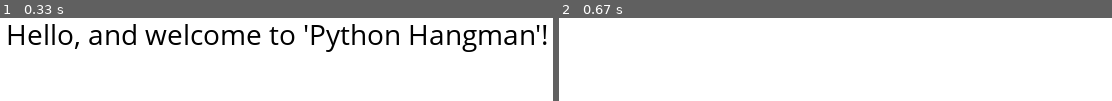
Above: before the commit, frames 1-2 (left to right).
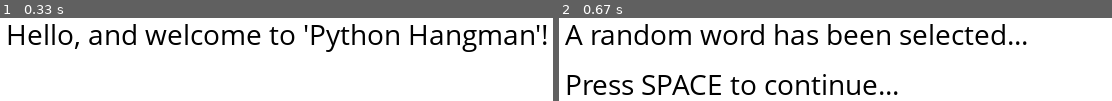
Above: after the commit, the same moments.

Repository: wrayta/pygame-hangman
Game: pygame game, started from Graphical_Python_Hangman.py
Same seed, same stepped clock (60 frames per second), same inputs: the game is played once before the commit and once after it.
Inputs:
- Up to frame 1 (0.33 s): no input
- Up to frame 2 (0.67 s): tap Enter at 0.33 s

Frame 1 is identical in both runs. In frame 2, 11% of the frame differs, in the area x 1-85%, y 7-93%.

Commit message:
Game plays but no hangman graphics yet

Diff:
--- a/Graphical_Python_Hangman.py
+++ b/Graphical_Python_Hangman.py
@@ -1,23 +1,23 @@
 import sys, pygame, random
 """-----------------------------------------------------------------"""
-def setupGlobals():
-
-    global g_TRIES
-    g_TRIES = 6 #how many tries the player gets to guess the word
-
-    global g_DICT_WORD
-    g_DICT_WORD = list(random.choice(LINES)) #select random word ALSO needed for 'game over'
-
-    global g_GUESSED_WORD
+def setupHangmanGlobals():
+
+    global g_TRIES #how many tries the player gets to guess the word
+    g_TRIES = 6
+
+    global g_DICT_WORD #select random word ALSO needed for 'game over'
+    g_DICT_WORD = list(random.choice(LINES))
+
+    global g_GUESSED_WORD #word the player sees
     g_GUESSED_WORD = []
     for i in range(0, len(g_DICT_WORD)):
-        g_GUESSED_WORD.append('*') #word the player sees
-
-    global g_GUESSES_LIST
-    g_GUESSES_LIST = [] #the incorrect guesses
-
-    global g_NUM_OF_BAD_GUESSES
-    g_NUM_OF_BAD_GUESSES = 0 #counter for num of incorrect guesses
+        g_GUESSED_WORD.append('*')
+
+    global g_GUESSES_LIST #the incorrect guesses
+    g_GUESSES_LIST = []
+
+    global g_NUM_OF_BAD_GUESSES #counter for num of incorrect guesses
+    g_NUM_OF_BAD_GUESSES = 0
 """-----------------------------------------------------------------"""
 
 """-----------------------------------------------------------------"""
@@ -26,47 +26,89 @@
     pygame.init()
     pygame.font.init()
 
-    #loadWords() **uncomment this
+    loadWords()
 
     size = (800, 600)
 
-    global g_white
+    global g_white #color definition for "white"
     g_white = (255, 255, 255)
 
-    global g_black
+    global g_black #color definition for "black"
     g_black = (0, 0, 0)
 
-    global g_screen
+    global g_screen #screen that will have things rendered to it
     g_screen = pygame.display.set_mode(size)
 
     pygame.display.set_caption("Hangman")
 
-    global g_comicSansFont
+    global g_comicSansFont #main font for the screen text
     g_comicSansFont = pygame.font.SysFont("Comic Sans MS", 30)
 
-    #greetingString = g_comicSansFont.render("Hello, and welcome to 'Python Hangman'!", 1, g_black)
-    #enterString = g_comicSansFont.render("Press ENTER to continue...", 1, g_black)
-
+    global g_screenText #helper that renders certain text to the screen when needed
+    g_screenText = {"greeting" :  g_comicSansFont.render, "enter" : g_comicSansFont.render, "word selected" : g_comicSansFont.render,
+                    "word to guess" : g_comicSansFont.render, "wrong letters" : g_comicSansFont.render, "guess letter" : g_comicSansFont.render,
+                    "win message" : g_comicSansFont.render, "lose message" : g_comicSansFont.render, "play again" : g_comicSansFont.render,}
+"""-----------------------------------------------------------------"""
+
+"""-----------------------------------------------------------------"""
+def setFlags(firstTime):
+    global g_welcomeFlag #puts player at welcomeStage()
+    global g_playFlag #puts player at gameSetupStage()
+
+    if firstTime:
+        g_welcomeFlag = True
+        g_playFlag = False
+
+    else:
+        g_welcomeFlag = False
+        g_playFlag = True
+
+    global g_setupGameGlobalsFlag #only done once during gameSetupStage() to initialize all the hangman global variables
+    g_setupGameGlobalsFlag = True
+
+    global g_hangmanFlag #puts player at hangmanStage()
+    g_hangmanFlag = False
+
+    global g_playAgainFlag
+    g_playAgainFlag = False
+"""-----------------------------------------------------------------"""
+
+"""-----------------------------------------------------------------"""
+def loadWords():
+
+    global LINES #a list of all the possible hangman words
+
+    LINES = open("Master_Word_List.txt").readlines()
+
+    LINES = [word.lower().rstrip("\n") for word in LINES]
+"""-----------------------------------------------------------------"""
+
+"""-----------------------------------------------------------------"""
+def gameSetupStage(event):
     global g_playFlag
-    g_playFlag = False
-
-    global g_screenText
-    g_screenText = {"greeting" :  g_comicSansFont.render, "enter" : g_comicSansFont.render, "JUST_A_TEST" : g_comicSansFont.render,}
-"""-----------------------------------------------------------------"""
-
-"""-----------------------------------------------------------------"""
-def loadWords():
-
-    global LINES #a list of all the possible hangman words
-
-    LINES = open("Master_Word_List.txt").readlines()
-
-    LINES = [word.lower().rstrip("\n") for word in LINES]
+    global g_hangmanFlag
+    global g_setupGameGlobalsFlag
+
+    if g_setupGameGlobalsFlag: #only want this to happen at start of every game
+        setupHangmanGlobals()
+
+    g_setupGameGlobalsFlag = False
+
+    g_screen.blit(g_screenText["word selected"]("A random word has been selected...", 1, g_black),(100,100))
+    g_screen.blit(g_screenText["enter"]("Press SPACE to continue...", 1, g_black),(100,150))
+
+    if event.type == pygame.KEYDOWN:
+        if event.key == pygame.K_SPACE:
+            print("Inside 2nd event")
+            g_playFlag = False
+            g_hangmanFlag = True
+
 """-----------------------------------------------------------------"""
 
 """-----------------------------------------------------------------"""
 def welcomeStage(currentTime, event):
     global g_playFlag
+    global g_welcomeFlag
 
     if currentTime <= 5000:
         g_screen.blit(g_screenText["greeting"]("Hello, and welcome to 'Python Hangman'!", 1, g_black),(100,100))
@@ -76,15 +118,49 @@
 
     if event.type == pygame.KEYDOWN:
         if event.key == pygame.K_RETURN:
+            print("Inside event")
+            g_welcomeFlag = False
             g_playFlag = True
 """-----------------------------------------------------------------"""
 
 """-----------------------------------------------------------------"""
+def hangmanStage(event):
+
+    printGuessedWord()
+    printWrongGuesses()
+    #printHangman() **Uncomment this
+
+    if g_GUESSED_WORD == g_DICT_WORD:
+        clearScreen()
+        #printGuessedWord() **not sure if I'll keep
+        #printWrongGuesses() **not sure if I'll keep
+        doGameWon(event)
+        #deleted "play = "
+        #break
+    elif g_NUM_OF_BAD_GUESSES == g_TRIES:
+        clearScreen()
+        printGuessedWord()
+        printWrongGuesses()
+        doGameOver(event)
+        #deleted "play = "
+        #break
+    else:
+        promptForLetter()
+
+        if event.type == pygame.KEYDOWN:
+
+            if event.unicode.isalpha():
+
+                letter = pygame.key.name(event.key)
+
+                checkLetter(letter)
+"""-----------------------------------------------------------------"""
+
+"""-----------------------------------------------------------------"""
 def main():
 
     preGameSetup()
-
-    #displayWelcome = True
+    setFlags(True)
 
     while 1:
 
@@ -95,11 +171,20 @@
 
         clearScreen()
 
-        if not g_playFlag:
+        if g_welcomeFlag: #welcome screen
             welcomeStage(currentTime, event)
 
-        elif g_playFlag:
+        elif g_playFlag: #setup game screen
             clearScreen()
+            gameSetupStage(event)
+
+        elif g_hangmanFlag: #main game screen
+            clearScreen()
+            hangmanStage(event)
+
+        elif g_playAgainFlag: #play again screen
+            clearScreen()
+            playAgainStage(event)
 
         pygame.display.flip()
     """
@@ -153,45 +238,66 @@
 """-----------------------------------------------------------------"""
 
 """-----------------------------------------------------------------"""
-def doGameWon():
-
-    print("\nCONGRATULATIONS! YOU WON!!!")
-    print("You correctly guessed " + ''.join(g_GUESSED_WORD))
-    play = doPlayAgain()
-    return play
-"""-----------------------------------------------------------------"""
-
-"""-----------------------------------------------------------------"""
-def doGameOver():
-
-    print("\nGame Over. The word was " + ''.join(g_DICT_WORD))
-    play = doPlayAgain()
-    return play
-"""-----------------------------------------------------------------"""
-
-"""-----------------------------------------------------------------"""
-def doPlayAgain():
-
-    play = True
-
-    choice = input("Play again? Y/N... ")
-    if choice == "n" or choice == "N":
-        play = False
-        input("Goodbye!")
-
-    return play
+def doGameWon(event):
+
+    global g_playAgainFlag
+    global g_hangmanFlag
+
+    g_screen.blit(g_screenText["win message"]("CONGRATULATIONS! YOU WON!!!", 1, g_black),(100,100))
+    g_screen.blit(g_screenText["win message"]("You correctly guessed '" + ''.join(g_GUESSED_WORD) + "'", 1, g_black),(100,150))
+    g_screen.blit(g_screenText["enter"]("Press SPACE to continue...", 1, g_black),(100,250))
+    if event.type == pygame.KEYDOWN:
+        if event.key == pygame.K_SPACE:
+            g_playAgainFlag = True
+            g_hangmanFlag = False
+"""-----------------------------------------------------------------"""
+
+"""-----------------------------------------------------------------"""
+def doGameOver(event):
+
+    global g_playAgainFlag
+    global g_hangmanFlag
+
+    g_screen.blit(g_screenText["lose message"]("Game Over. The word was '" + ''.join(g_DICT_WORD) + "'", 1, g_black),(100,100))
+    g_screen.blit(g_screenText["enter"]("Press SPACE to continue...", 1, g_black),(100,150))
+    if event.type == pygame.KEYDOWN:
+        if event.key == pygame.K_SPACE:
+            g_playAgainFlag = True
+            g_hangmanFlag = False
+"""-----------------------------------------------------------------"""
+
+"""-----------------------------------------------------------------"""
+def playAgainStage(event):
+
+    g_screen.blit(g_screenText["play again"]("Play again? Y/N... ", 1, g_black),(50,500))
+
+    if event.type == pygame.KEYDOWN:
+        if event.unicode.isalpha():
+            choice = pygame.key.name(event.key)
+
+            if choice == "n" or choice == "N":
+                sys.exit()
+                #input("Goodbye!")
+
+            setFlags(False)
+"""-----------------------------------------------------------------"""
+
+"""-----------------------------------------------------------------"""
+def promptForLetter():
+
+    g_screen.blit(g_screenText["guess letter"]("Please guess a letter: ", 1, g_black),(50,500))
 """-----------------------------------------------------------------"""
 
 """-----------------------------------------------------------------"""
 def printWrongGuesses():
 
-    print(''.join(g_GUESSES_LIST) + "\n")
+    g_screen.blit(g_screenText["wrong letters"](''.join(g_GUESSES_LIST), 1, g_black),(375,500))
 """-----------------------------------------------------------------"""
 
 """-----------------------------------------------------------------"""
 def printGuessedWord():
 
-    print(''.join(g_GUESSED_WORD), end="                    ")
+    g_screen.blit(g_screenText["word to guess"](''.join(g_GUESSED_WORD), 1, g_black),(375,200))
 """-----------------------------------------------------------------"""
 
 """-----------------------------------------------------------------"""
@@ -237,15 +343,18 @@
 """-----------------------------------------------------------------"""
 def checkLetter(letter):
 
+    global g_NUM_OF_BAD_GUESSES
+
     indices = [i for i, x in enumerate(g_DICT_WORD) if x == letter]
 
     if not indices:
-        return False
+        if letter not in g_GUESSES_LIST:
+            addToGuessesList(letter)
+            g_NUM_OF_BAD_GUESSES += 1
 
     for index in indices:
         g_GUESSED_WORD[index] = letter
 
-    return True
 """-----------------------------------------------------------------"""
 
 if __name__ == '__main__':
